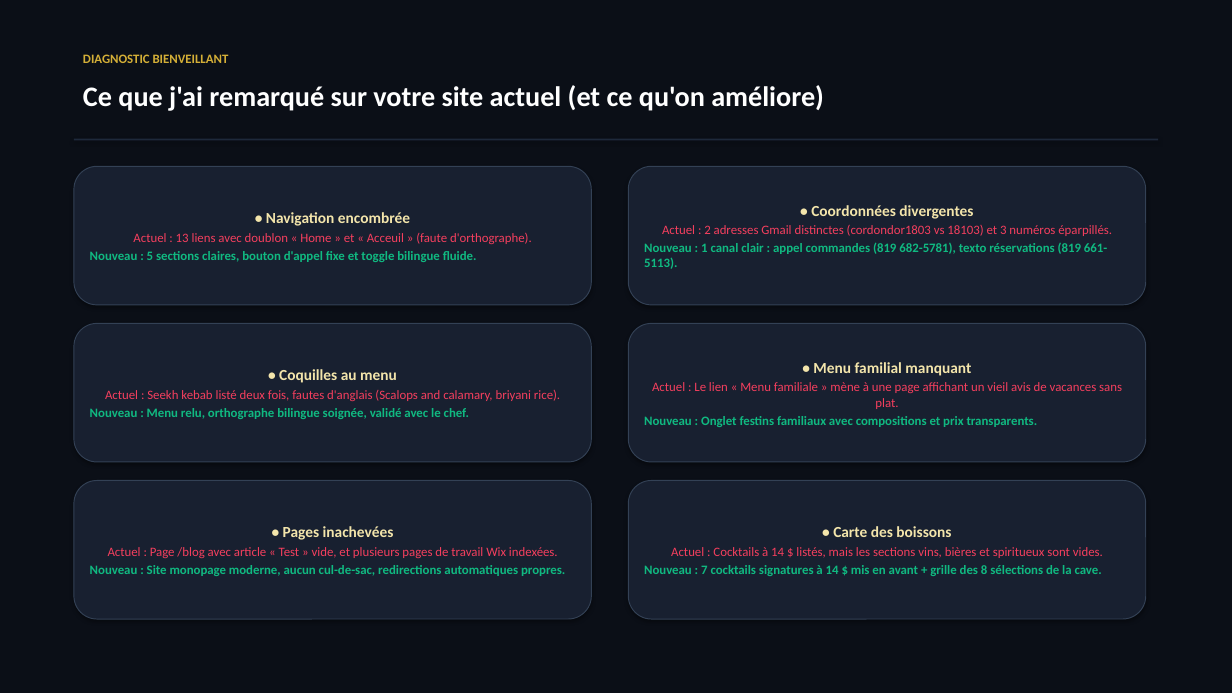
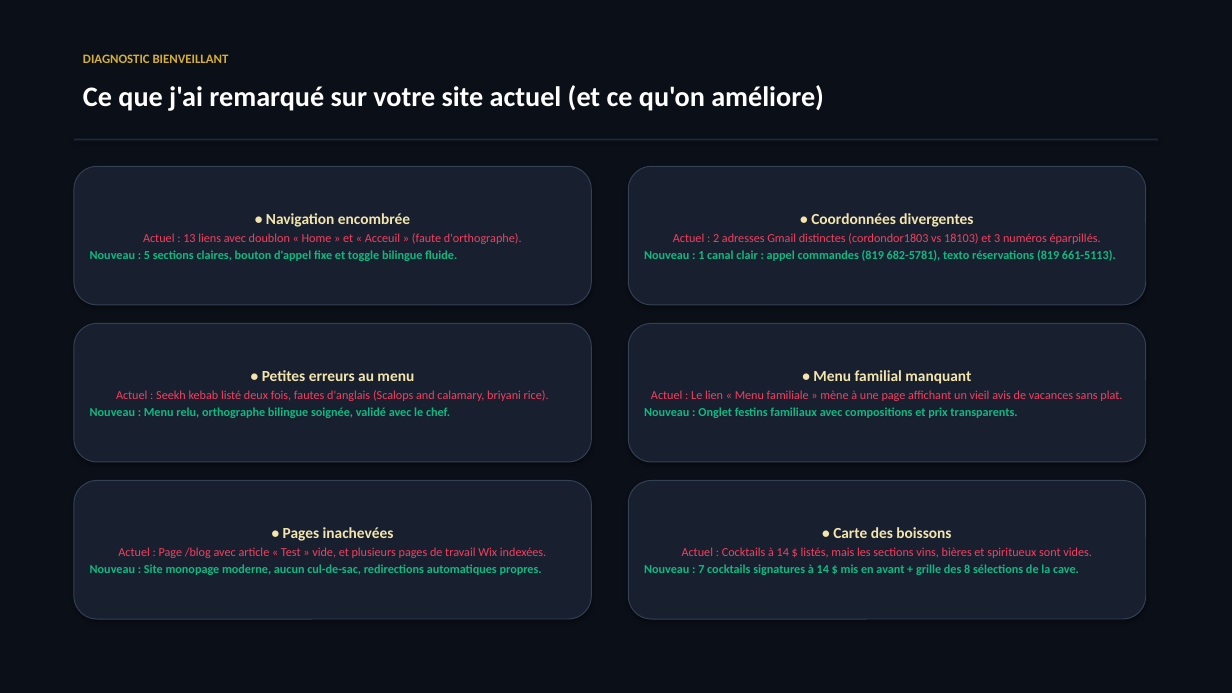
Before and after one commit to JopPank/le-cordon-dore, a slide deck: slide 4 of Presentation-Le-Cordon-Dore.pptx. Drawn at 1232x693 pixels with LibreOffice and Linux fonts; fonts in the diff are those of the drawing. Boxes give left, top, right and bottom in pixels: in the first picture for what was removed or moved away, otherwise in the second. Text is boxed around its words. In the diff, an @@ line names an element or a change of style, - is before the commit and + after.

```diff
--- a/Presentation-Le-Cordon-Dore.pptx
+++ b/Presentation-Le-Cordon-Dore.pptx
@@ text in rounded rectangle at <box>90,233,522,261</box>: size 10 to 9.5 pt in "Actuel : 13 liens avec doublon « ..." @@
@@ text in rounded rectangle at <box>644,233,1116,261</box>: size 10 to 9.5 pt in "Actuel : 2 adresses Gmail distinctes (cordondor1803 ..." @@
@@ text in rounded rectangle at <box>262,370,414,381</box>: text changed @@
-• Coquilles au menu
+• Petites erreurs au menu
@@ text in rounded rectangle at <box>90,390,549,418</box>: size 10 to 9.5 pt in "Actuel : Seekh kebab listé deux fois, ..." @@
@@ text in rounded rectangle at <box>644,390,1122,418</box>: size 10 to 9.5 pt in "Actuel : Le lien « Menu familiale ..." @@
@@ text in rounded rectangle at <box>90,547,546,575</box>: size 10 to 9.5 pt @@
@@ text in rounded rectangle at <box>644,547,1092,575</box>: size 10 to 9.5 pt in "Actuel : Cocktails à 14 $ listés, ..." @@
```
Also in this commit, not shown: 7 other slides changed, 13 other files.
